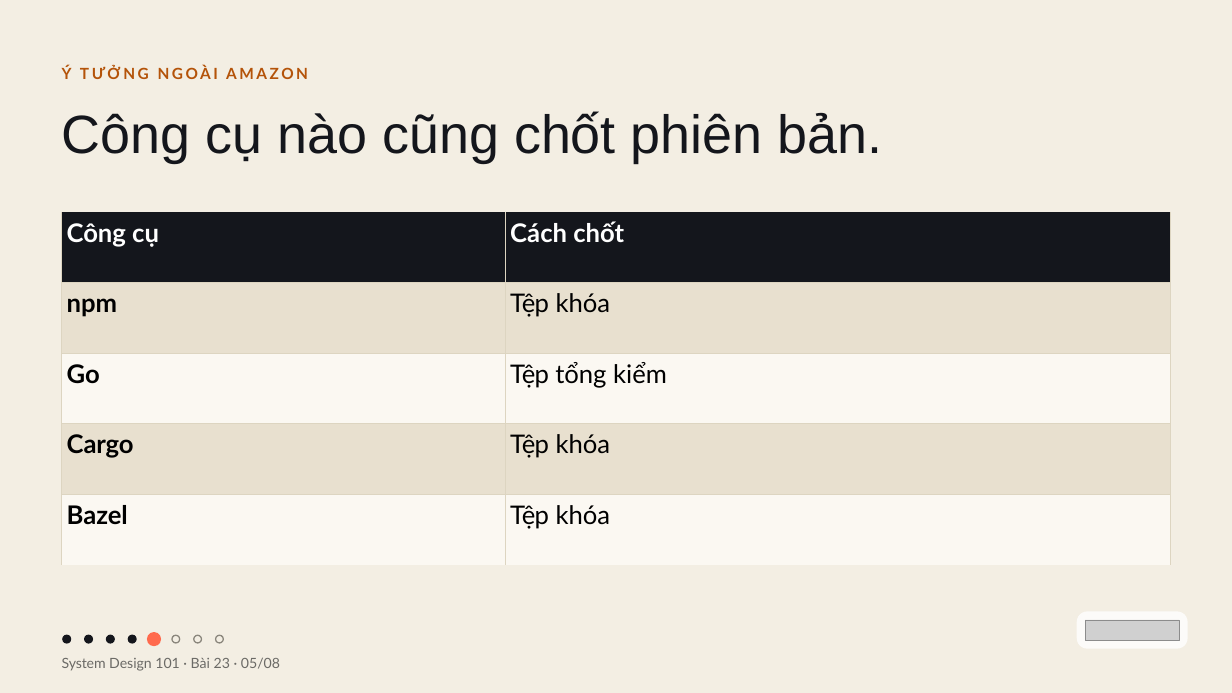
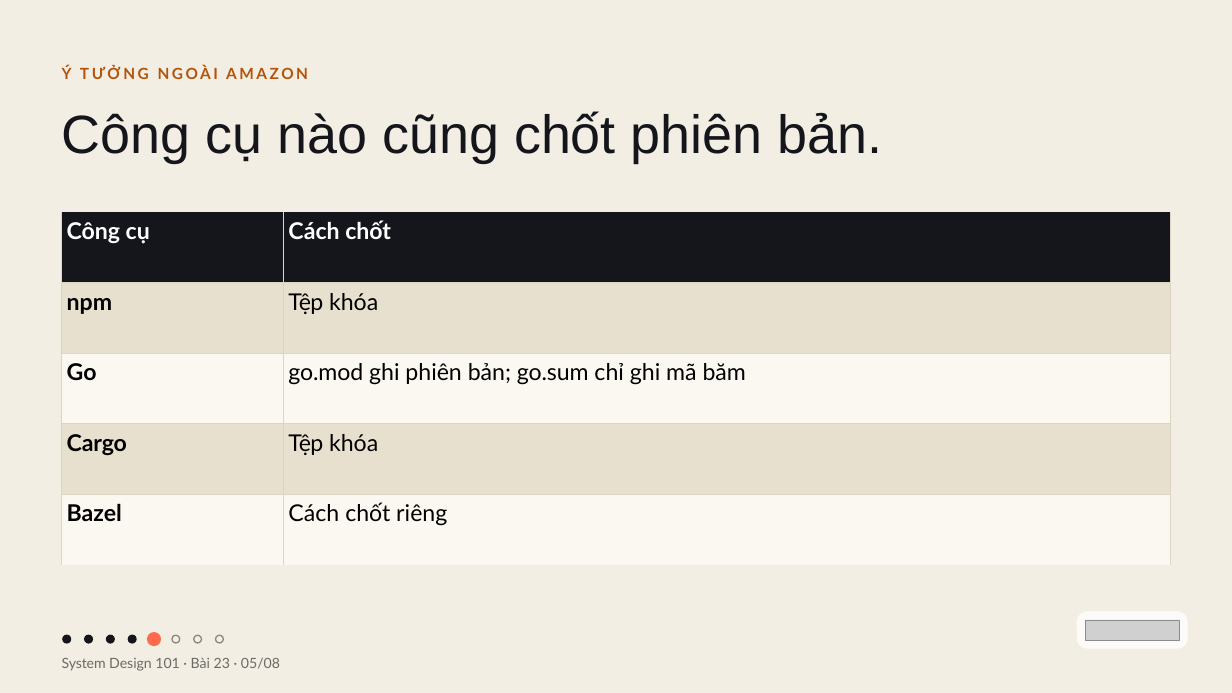
Before and after one commit to vohoailinh90/tool-marketing-studio, a slide deck: slide 5 of system-design-101/vi/lessons/sd-11-023/slides/sd-11-023.pptx. Drawn at 1232x693 pixels with LibreOffice and Linux fonts; fonts in the diff are those of the drawing; grey boxes stand for pictures. Boxes give left, top, right and bottom in pixels: in the first picture for what was removed or moved away, otherwise in the second. Text is boxed around its words. In the diff, an @@ line names an element or a change of style, - is before the commit and + after.

```diff
--- a/system-design-101/vi/lessons/sd-11-023/slides/sd-11-023.pptx
+++ b/system-design-101/vi/lessons/sd-11-023/slides/sd-11-023.pptx
@@ table at (62, 212, 1170, 530) @@
-row 3, column 2: Tệp tổng kiểm
+row 3, column 2: go.mod ghi phiên bản; go.sum chỉ ghi mã băm
-row 5, column 2: Tệp khóa
+row 5, column 2: Cách chốt riêng
@@ size 30 to 27 pt in "Công cụ", "Cách chốt", "npm", "Tệp khóa" and 4 more places @@
@@ letter spacing -0.9 to -0.8 pt in "Tệp", "Tệp" @@
@@ letter spacing 0 to -0.1 pt in "khóa", "khóa" @@
@@ letter spacing -0.2 to -0.1 pt in "Cargo" @@
@@ letter spacing -0.1 to 0 pt in "Bazel" @@
@@ line spacing 36pt to 32.4pt @@
```
Also in this commit, not shown: 1 other slide changed, 14 other files.
